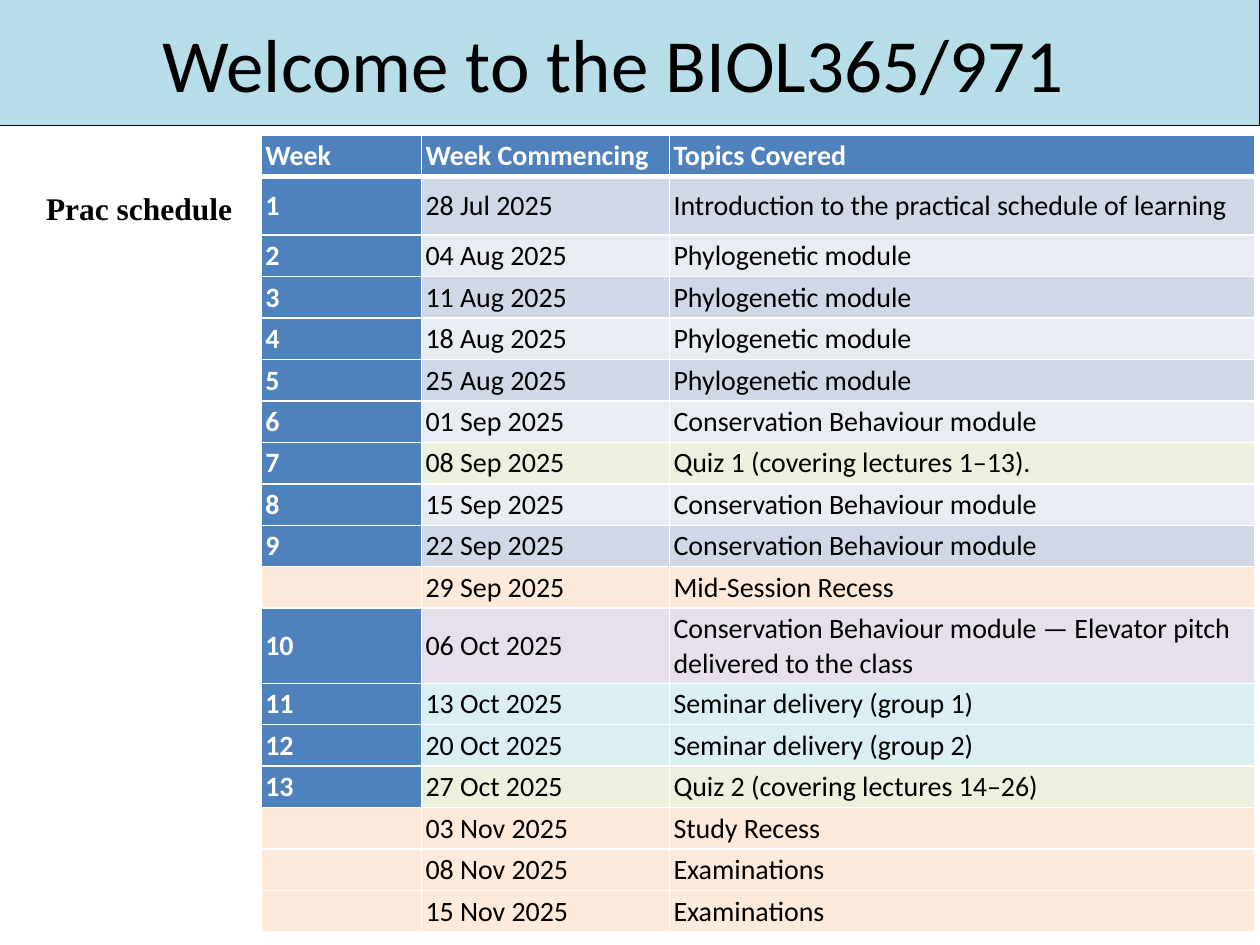
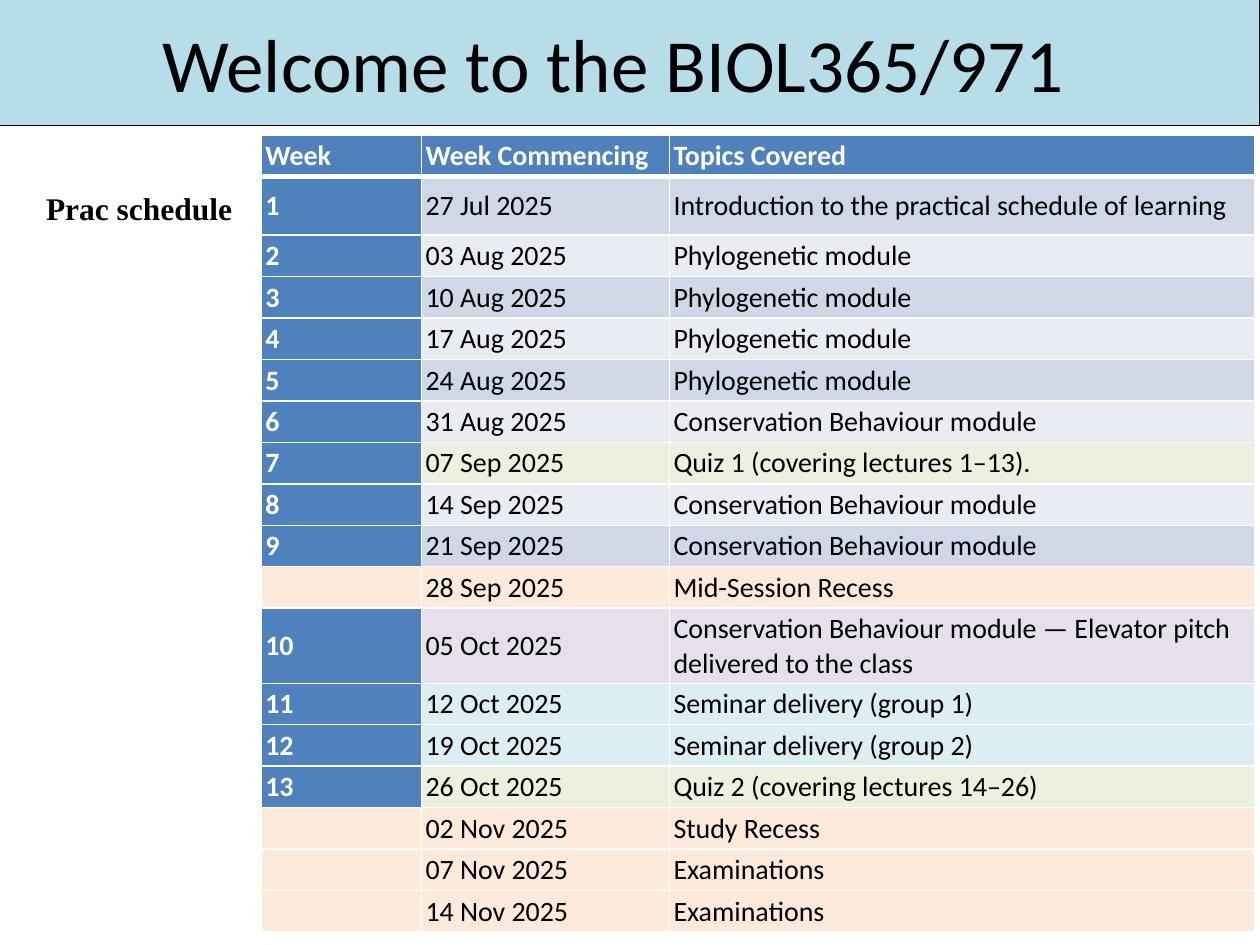
Before and after one commit to jbdorey/EvolutionPracs, a slide deck: slide 2 of Prac1/BIOL365 Prac1_intro.pptx. Drawn at 1260x945 pixels with LibreOffice and Linux fonts; fonts in the diff are those of the drawing. Boxes give left, top, right and bottom in pixels: in the first picture for what was removed or moved away, otherwise in the second. Text is boxed around its words. In the diff, an @@ line names an element or a change of style, - is before the commit and + after.

```diff
--- a/Prac1/BIOL365 Prac1_intro.pptx
+++ b/Prac1/BIOL365 Prac1_intro.pptx
@@ table at (261,135,1255,932) @@
-row 2, column 2: 28 Jul 2025
+row 2, column 2: 27 Jul 2025
-row 3, column 2: 04 Aug 2025
+row 3, column 2: 03 Aug 2025
-row 4, column 2: 11 Aug 2025
+row 4, column 2: 10 Aug 2025
-row 5, column 2: 18 Aug 2025
+row 5, column 2: 17 Aug 2025
-row 6, column 2: 25 Aug 2025
+row 6, column 2: 24 Aug 2025
-row 7, column 2: 01 Sep 2025
+row 7, column 2: 31 Aug 2025
-row 8, column 2: 08 Sep 2025
+row 8, column 2: 07 Sep 2025
-row 9, column 2: 15 Sep 2025
+row 9, column 2: 14 Sep 2025
-row 10, column 2: 22 Sep 2025
+row 10, column 2: 21 Sep 2025
-row 11, column 2: 29 Sep 2025
+row 11, column 2: 28 Sep 2025
-row 12, column 2: 06 Oct 2025
+row 12, column 2: 05 Oct 2025
-row 13, column 2: 13 Oct 2025
+row 13, column 2: 12 Oct 2025
-row 14, column 2: 20 Oct 2025
+row 14, column 2: 19 Oct 2025
-row 15, column 2: 27 Oct 2025
+row 15, column 2: 26 Oct 2025
-row 16, column 2: 03 Nov 2025
+row 16, column 2: 02 Nov 2025
-row 17, column 2: 08 Nov 2025
+row 17, column 2: 07 Nov 2025
-row 18, column 2: 15 Nov 2025
+row 18, column 2: 14 Nov 2025
```
Also in this commit, not shown: 19 other files.
